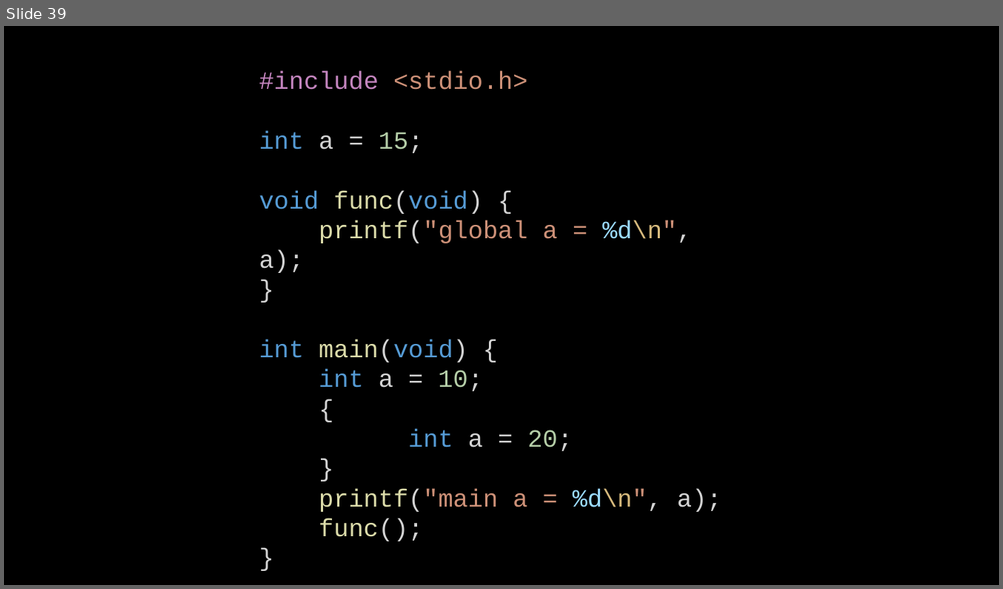
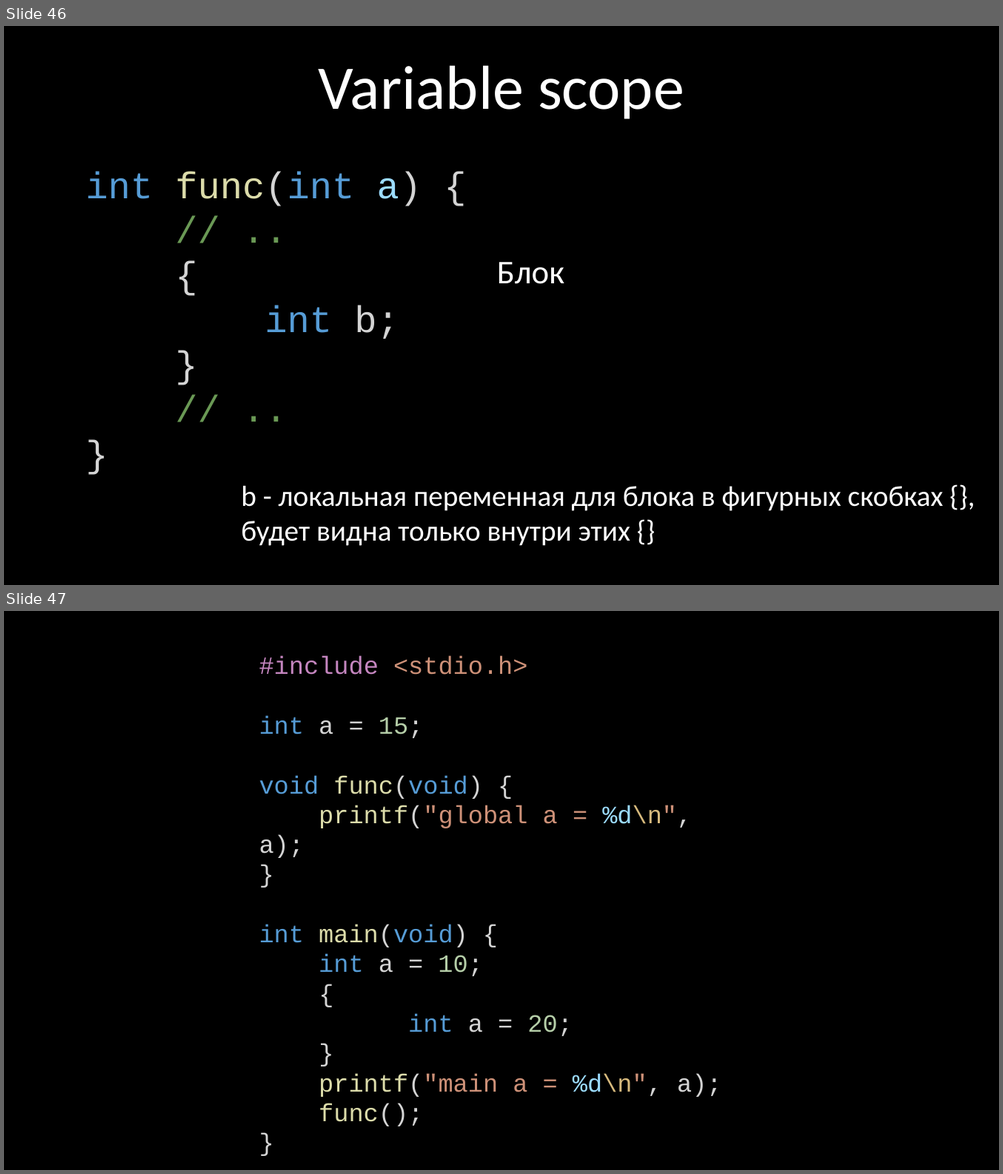
Before and after one commit to kruffka/C-Programming, a slide deck: 6_pointers/6_pointers.pptx. Shown one above the other, each under a label of ours: slide 39 before the commit, slides 46 and 47 after it. The pictures are 1003x589 and 1003x1174 pixels, drawn with LibreOffice and Linux fonts; fonts in the diff are those of the drawing. Boxes give left, top, right and bottom in pixels: in the first picture for what was removed or moved away, otherwise in the second. Text is boxed around its words. In the diff, an @@ line names an element or a change of style, - is before the commit and + after.

```diff
--- a/6_pointers/6_pointers.pptx
+++ b/6_pointers/6_pointers.pptx
@@ slide 46 added at [4,26,999,585], background #000000 @@
@@ text added at [318,65,684,119], 60 pt, text #FFFFFF @@
+Variable scope
@@ text added at [85,171,421,339], 36 pt, text #569CD6 @@
+int func(int a) {
+// ..
+{
+int b;
+}
+// ..
+}
@@ text added at [497,262,564,284], 32 pt, text #FFFFFF @@
+Блок
@@ text added at [241,486,943,546], 28 pt, text #FFFFFF @@
+b - локальная переменная для блока в фигурных скобках {}, будет видна только внутри этих {}
@@ what was slide 39 is now slide 47 @@
```
Also in this commit, not shown: 13 slides changed, 14 other slides added, 2 slides removed, 18 other files.
